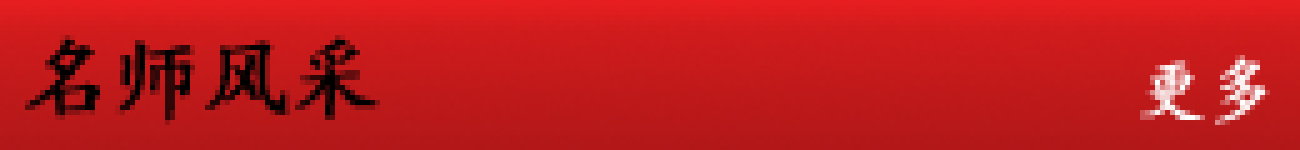
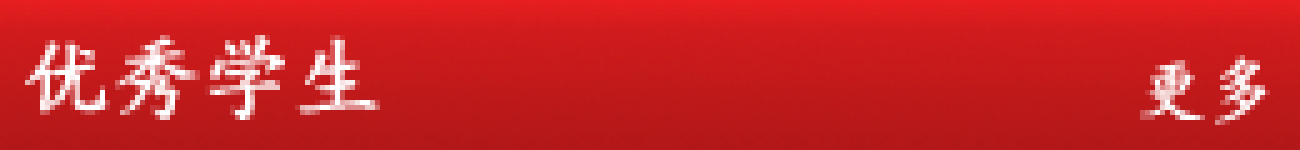
Revision of a layered 1300px x 150px image; what changed, layer by layer:
renamed "名师风采" to "优秀学生", painted on it over [25, 35, 380, 125]
